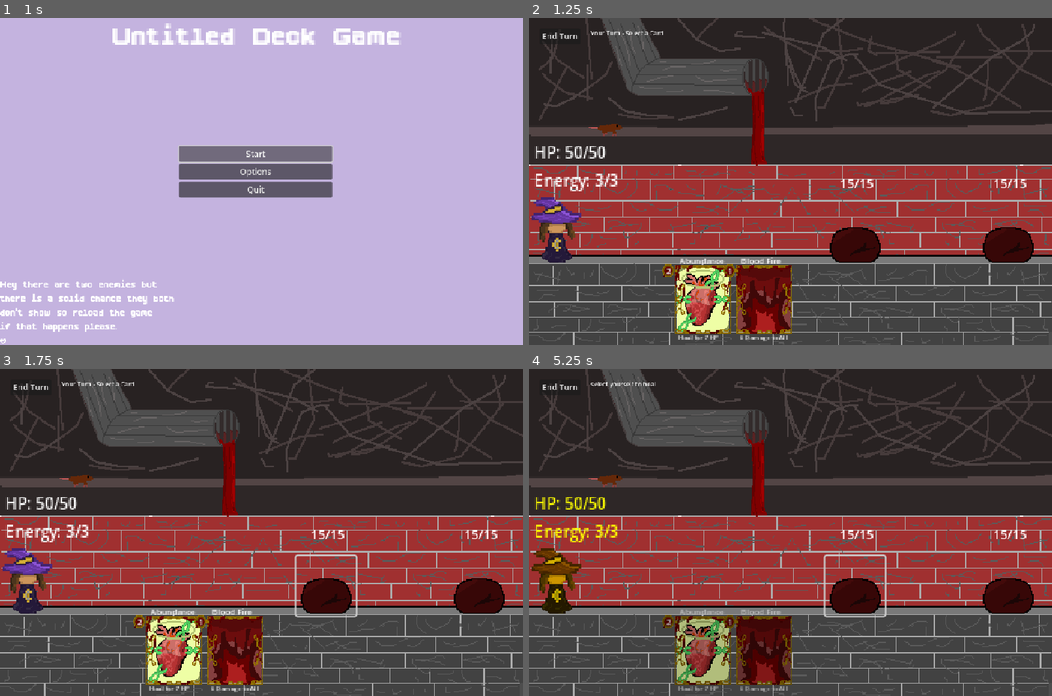
Above: before the commit, frames 1-4 (two rows, left to right).
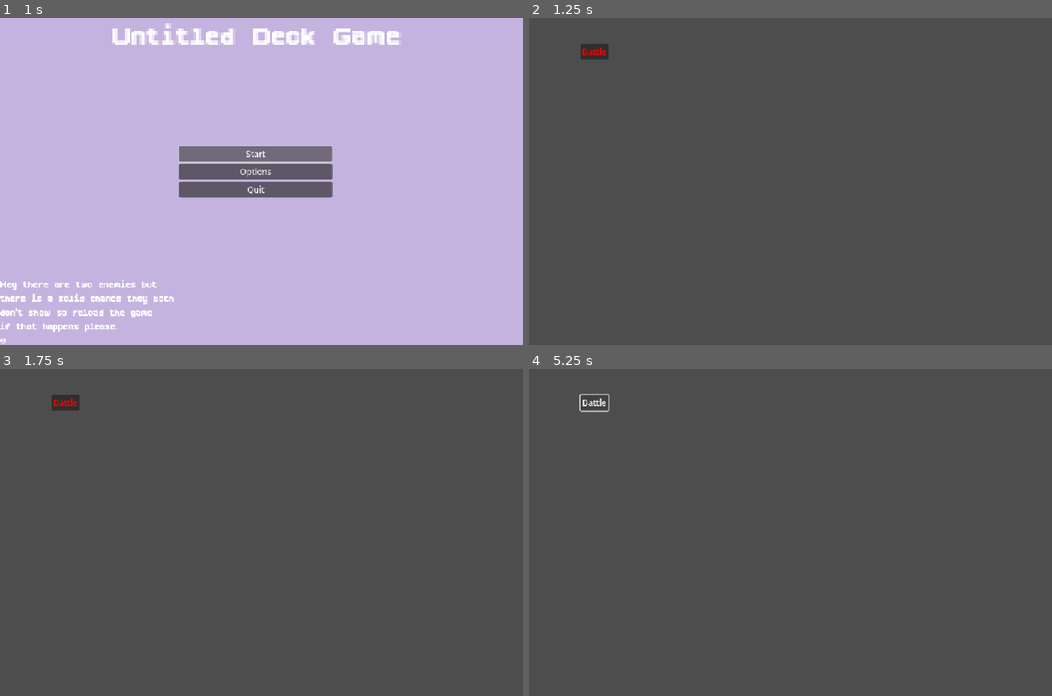
Above: after the commit, the same moments.

Repository: SirWadles/Untitled-Deck-Builder
Game: Godot game, scene res://scenes/main_menu.tscn
Same seed, same stepped clock (60 frames per second), same inputs: the game is played once before the commit and once after it. Sound files missing from this copy of the repository are replaced by a short silence.
Inputs (mouse positions are in pixels of both pictures, inside the frame that each line leads up to):
- Up to frame 1 (1 s): click "Start" at 0.5 s
- Up to frame 2 (1.25 s): no input
- Up to frame 3 (1.75 s): click (324, 584) at 1.27 s
- Up to frame 4 (5.25 s): click (591, 401) at 2 s, where only the run after the commit has a clickable "Battle"; click (701, 650) at 2.77 s; click (560, 388) at 3.5 s, where only the run before the commit has a clickable "End Turn"; click (853, 584) at 4.27 s; click (591, 401) at 5 s, where only the run after the commit has a clickable "Battle"

Frame 1 is identical in both runs. In frame 2, 70% of the frame differs, in the area x 0-100%, y 0-100%; in frame 3, 70%; in frame 4, 70%.
Error after the commit: Invalid assignment of property or key 'connections' with value of type 'Array' on a base object of type 'Button (MapNode)'. (res://scripts/map.gd:39)

Commit message:
Map (WIP2)
Almost done

Diff:
--- /dev/null
+++ b/scenes/shop.tscn
@@ -0,0 +1,36 @@
+[gd_scene load_steps=2 format=3 uid="uid://ci25fnnm04bjb"]
+
+[ext_resource type="Script" uid="uid://c27h7t2ql50gg" path="res://scripts/shop.gd" id="1_lx5au"]
+
+[node name="Shop" type="Control"]
+layout_mode = 3
+anchors_preset = 15
+anchor_right = 1.0
+anchor_bottom = 1.0
+grow_horizontal = 2
+grow_vertical = 2
+script = ExtResource("1_lx5au")
+
+[node name="Background" type="TextureRect" parent="."]
+layout_mode = 0
+offset_right = 40.0
+offset_bottom = 40.0
+
+[node name="GoldLabel" type="Label" parent="."]
+layout_mode = 0
+offset_right = 40.0
+offset_bottom = 23.0
+
+[node name="CardContainer" type="HBoxContainer" parent="."]
+layout_mode = 0
+offset_right = 40.0
+offset_bottom = 40.0
+
+[node name="RelicContainer" type="HBoxContainer" parent="."]
+offset_right = 40.0
+offset_bottom = 40.0
+
+[node name="ReturnButton" type="Button" parent="."]
+layout_mode = 0
+offset_right = 8.0
+offset_bottom = 8.0
--- /dev/null
+++ b/scenes/shop_card.tscn
@@ -0,0 +1,18 @@
+[gd_scene load_steps=2 format=3 uid="uid://bo1mdc5psr5v1"]
+
+[ext_resource type="Script" uid="uid://cngyetpg7epr8" path="res://scripts/shop_card.gd" id="1_pce6i"]
+
+[node name="ShopCard" type="Button"]
+offset_right = 8.0
+offset_bottom = 8.0
+script = ExtResource("1_pce6i")
+
+[node name="CardDisplay" type="Control" parent="."]
+anchors_preset = 0
+offset_right = 40.0
+offset_bottom = 40.0
+
+[node name="PriceLabel" type="Label" parent="."]
+layout_mode = 0
+offset_right = 40.0
+offset_bottom = 23.0
--- a/scripts/main_menu.gd
+++ b/scripts/main_menu.gd
@@ -20,7 +20,7 @@
 	start_sound.play()
 	await start_sound.finished
 	music_player.stop()
-	get_tree().change_scene_to_file("res://scenes/battle/battle.tscn")
+	get_tree().change_scene_to_file("res://scenes/map.tscn")
 
 func _on_options_button_pressed():
 	print("Options")
--- a/scripts/map.gd
+++ b/scripts/map.gd
@@ -11,7 +11,7 @@
 
 func _ready():
 	create_map()
-	draw_path()
+	draw_paths()
 
 func create_map():
 	var nodes_data = [
@@ -44,7 +44,7 @@
 		for connection_id in node.connections:
 			var target_node = get_node_by_id(connection_id)
 			if target_node:
-				draw_line_between_nodes(mode, target_node)
+				draw_line_between_nodes(node, target_node)
 
 func draw_line_between_nodes(from_node: MapNode, to_node: MapNode):
 	var line = Line2D.new()
--- /dev/null
+++ b/scripts/shop.gd
@@ -0,0 +1,58 @@
+extends Control
+class_name Shop
+
+@onready var gold_label: Label = $GoldLabel
+@onready var card_container: HBoxContainer = $CardContainer
+@onready var relic_container: HBoxContainer = $RelicContainer
+@onready var return_button: Button = $ReturnButton
+
+var player_gold: int = 100
+var available_cards: Array = []
+var available_relics: Array = []
+
+func _ready():
+	load_shop_items()
+	update_dislplay()
+	return_button.pressed.connect(_on_return_button_pressed)
+
+func load_shop_items():
+	var card_db = get_node("/root/CardStuff")
+	var all_cards = ["attack", "blood_fire", "abundance"]
+	for i in range(3):
+		var random_card_id = all_cards[randi() % all_cards.size()]
+		var card_data = card_db.get_card(random_card_id)
+		if card_data:
+			available_cards.append({
+				"data": card_data,
+				"price": calculate_card_price(card_data)
+			})
+
+func calculate_card_price(card_data: CardData) -> int:
+	var price = card_data.cost * 20
+	price += card_data.damage * 10
+	price += card_data.heal * 12
+	price += card_data.defense * 10
+	return max(price, 25)
+
+func update_dislplay():
+	gold_label.text = "Gold: " + str(player_gold)
+	for child in card_container.get_children():
+		child.queue_free()
+	for card_item in available_cards:
+		var shop_card = preload("res://scenes/shop_card.tscn").instantiate()
+		card_container.add_child(shop_card)
+		shop_card.setup(card_item["data"], card_item["price"])
+		shop_card.purchased.connect(_on_card_purchased)
+
+func _on_card_purchased(card_data: CardData, price: int):
+	if player_gold >= price:
+		player_gold -= price
+		add_card_to_deck(card_data)
+		update_dislplay()
+		print("Bought " + card_data.card_name)
+
+func add_card_to_deck(card_data: CardData):
+	print("Added to deck: " + card_data.card_name)
+
+func _on_return_button_pressed():
+	get_tree().change_scene_to_file("res://scenes/map.tscn")
--- /dev/null
+++ b/scripts/shop_card.gd
@@ -0,0 +1,18 @@
+extends Button
+class_name ShopCard
+
+@onready var price_label: Label = $PriceLabel
+
+
+var card_data: CardData
+var price: int
+
+signal purchased(card_data: CardData, price: int)
+
+func setup(data: CardData, card_price: int):
+	card_data = data
+	price = card_price
+	price_label.text = str(price) + " Gold"
+
+func _on_pressed():
+	purchased.emit(card_data, price)
Not shown, added: scripts/shop.gd.uid
Not shown, added: scripts/shop_card.gd.uid
